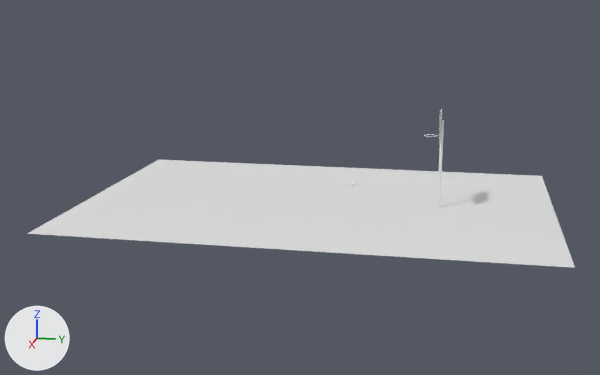
A saved change to the Blender file cs335 objects.blend.
The view is the same before and after, from a 50 mm lens placed at (27.66, 6.74, 7.37), pointed at (0.27, 1.26, 0.52). The axes (+X, +Y, +Z) are drawn at lower left. The lights are the same throughout.
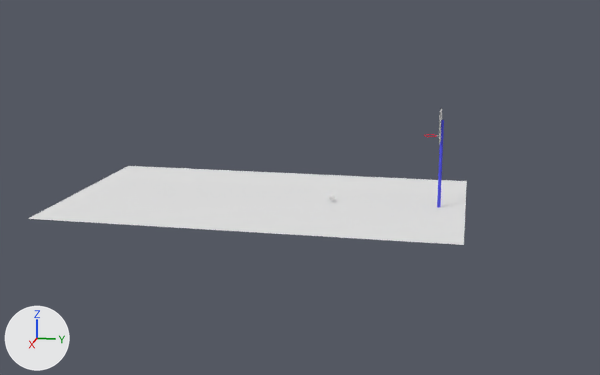
The change, as a list of edits to the scene's bpy script:
```text
Add mat_material_002:
    mat_material_002 = diffuse_material('Material.002')
    mat_material_002.base_color = (0.0975, 0.0983, 0.8)  # blue #5858e7
Change me_cylinder_001:
    where me_cylinder_001.from_pydata(...)  # 64 vertices, 34 faces; spans x -0.2..0.2, y -0.2..0.2, z -1.0..1.0
    add me_cylinder_001.materials.append(mat_material_002)  # blue #5858e7
Change ob_plane:
    ob_plane.location: (0.0, 1.84, 0.0) -> (0.0, -0.01, 0.0)
    ob_plane.rotation_euler: (0.0, 0.0, 0.0) -> (-3.142, 0.0, -1.575)  # degrees (0, 0, 0) -> degrees (-180, 0, -90)
    ob_plane.scale: (5.57, -7.96, 2.12) -> (6.9, -4.08, 2.12)
```

Pixel boxes [x1, y1, x2, y2] of what changed, in the pictures (600 x 375 px):
'Plane', moved, turned, rescaled
    before: [27, 160, 575, 268]
    after: [28, 166, 467, 245]
'Cylinder', recoloured (white to blue)
    both: [437, 120, 444, 207]
